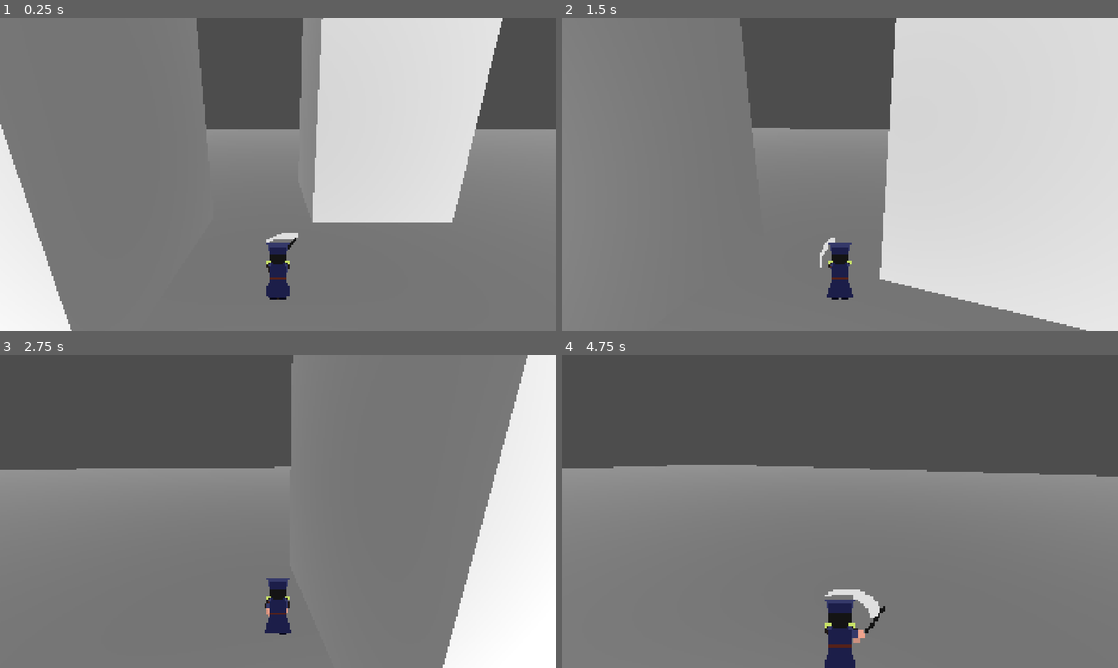
Above: before the commit, frames 1-4 (two rows, left to right).
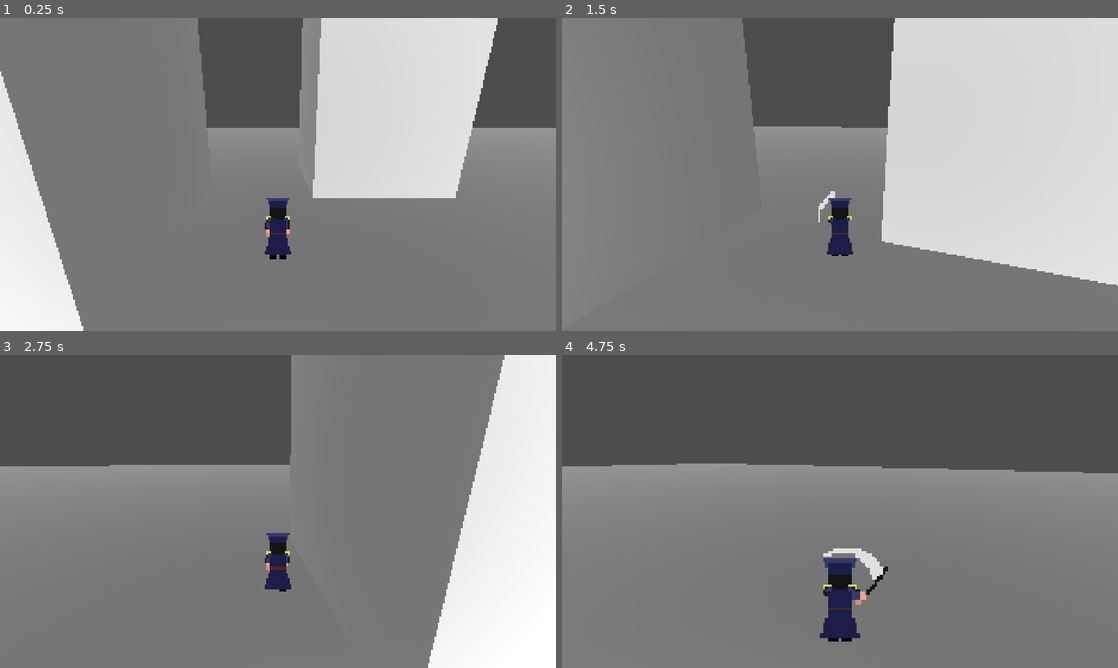
Above: after the commit, the same moments.

Repository: zenrythebard/dinamik_21_gamejam
Game: Godot game, scene res://test_louis.tscn
Same seed, same stepped clock (60 frames per second), same inputs: the game is played once before the commit and once after it.
Inputs (mouse positions are in pixels of both pictures, inside the frame that each line leads up to):
- Up to frame 1 (0.25 s): no input
- Up to frame 2 (1.5 s): tap Enter (ui_accept) at 0.5, 0.77 s; move the mouse to (867, 174) at 0.52 s; hold W (walk_forward) from 0.53 s (still down); click (867, 174) at 0.6 s; move the mouse to (812, 174) at 1.27 s; click (812, 174) at 1.35 s
- Up to frame 3 (2.75 s): keep holding W (walk_forward); tap Enter (ui_accept) at 1.52 s; move the mouse to (289, 505) at 2.02 s; click (289, 505) at 2.1 s
- Up to frame 4 (4.75 s): keep holding W (walk_forward); move the mouse to (834, 517) at 2.77 s; click (834, 517) at 2.85 s; tap Enter (ui_accept) at 3.02, 3.77, 4.52 s; move the mouse to (878, 514) at 3.52 s; click (878, 514) at 3.6 s; move the mouse to (795, 508) at 4.27 s; click (795, 508) at 4.35 s

The runs differ from the first frame. In frame 1, 5.9% of the frame differs, in the area x 0-100%, y 0-100%; in frame 2, 7.8%, in the area x 32-100%, y 0-100%; in frame 3, 5.1%; in frame 4, 2.9%.

Commit message:
player hit & hurt

Diff:
--- /dev/null
+++ b/test_assets/hitbox_player.gd
@@ -0,0 +1,12 @@
+class_name HitboxPlayer
+extends Area3D
+
+
+# Called when the node enters the scene tree for the first time.
+func _ready() -> void:
+	pass # Replace with function body.
+
+
+# Called every frame. 'delta' is the elapsed time since the previous frame.
+func _process(delta: float) -> void:
+	pass
--- /dev/null
+++ b/test_assets/hurtbox_player.gd
@@ -0,0 +1,2 @@
+class_name HurtboxPlayer
+extends Area3D
--- a/test_assets/player.tscn
+++ b/test_assets/player.tscn
@@ -3,6 +3,8 @@
 [ext_resource type="Script" uid="uid://bgt0x8vnrh1yu" path="res://test_assets/test_character_body_3d.gd" id="1_x8nt6"]
 [ext_resource type="Texture2D" uid="uid://cfyjdavolww0x" path="res://test_assets/Guard Attack.png" id="2_bs657"]
 [ext_resource type="Texture2D" uid="uid://d4nvh577j784e" path="res://test_assets/guard sprite (1).png" id="3_o1qfp"]
+[ext_resource type="Script" uid="uid://dv6pumywvnfcm" path="res://test_assets/hurtbox_player.gd" id="4_bs657"]
+[ext_resource type="Script" uid="uid://vxypfxt5esft" path="res://test_assets/hitbox_player.gd" id="5_o1qfp"]
 
 [sub_resource type="AtlasTexture" id="AtlasTexture_x8nt6"]
 atlas = ExtResource("2_bs657")
@@ -322,15 +324,12 @@
 [sub_resource type="AnimationNodeAnimation" id="AnimationNodeAnimation_sq7cc"]
 animation = &"attack_right"
 
-[sub_resource type="AnimationNodeAnimation" id="AnimationNodeAnimation_vsbne"]
-animation = &"attack_forward"
-
 [sub_resource type="AnimationNodeBlendSpace2D" id="AnimationNodeBlendSpace2D_bs657"]
 blend_point_0/node = SubResource("AnimationNodeAnimation_071xj")
-blend_point_0/pos = Vector2(0, 0.1)
+blend_point_0/pos = Vector2(0, 0.4)
 blend_point_0/name = &"attack_forward"
 blend_point_1/node = SubResource("AnimationNodeAnimation_wurd0")
-blend_point_1/pos = Vector2(0, -0.1)
+blend_point_1/pos = Vector2(0, -0.4)
 blend_point_1/name = &"attack_backward"
 blend_point_2/node = SubResource("AnimationNodeAnimation_4t13w")
 blend_point_2/pos = Vector2(-0.1, 0)
@@ -338,9 +337,6 @@
 blend_point_3/node = SubResource("AnimationNodeAnimation_sq7cc")
 blend_point_3/pos = Vector2(0.1, 0)
 blend_point_3/name = &"attack_right"
-blend_point_4/node = SubResource("AnimationNodeAnimation_vsbne")
-blend_point_4/pos = Vector2(0, 0)
-blend_point_4/name = &"attack_forward 2"
 
 [sub_resource type="AnimationNodeOneShot" id="AnimationNodeOneShot_bs657"]
 
@@ -377,7 +373,7 @@
 blend_point_4/name = &"idle"
 
 [sub_resource type="AnimationNodeBlendTree" id="AnimationNodeBlendTree_3388h"]
-graph_offset = Vector2(12.80365, 121.63728)
+graph_offset = Vector2(55.384033, 142.30101)
 nodes/output/position = Vector2(1104, 96)
 nodes/walk/node = SubResource("AnimationNodeBlendSpace2D_dahie")
 nodes/walk/position = Vector2(528, 80)
@@ -424,6 +420,30 @@
 "transitions": PackedFloat32Array(1),
 "update": 0,
 "values": [&"walk_forward"]
+}
+tracks/3/type = "value"
+tracks/3/imported = false
+tracks/3/enabled = true
+tracks/3/path = NodePath("RotationPoint/Hurtbox:monitorable")
+tracks/3/interp = 1
+tracks/3/loop_wrap = true
+tracks/3/keys = {
+"times": PackedFloat32Array(0),
+"transitions": PackedFloat32Array(1),
+"update": 1,
+"values": [false]
+}
+tracks/4/type = "value"
+tracks/4/imported = false
+tracks/4/enabled = true
+tracks/4/path = NodePath("RotationPoint/Hurtbox:rotation")
+tracks/4/interp = 1
+tracks/4/loop_wrap = true
+tracks/4/keys = {
+"times": PackedFloat32Array(0),
+"transitions": PackedFloat32Array(1),
+"update": 0,
+"values": [Vector3(0, 0, 0)]
 }
 
 [sub_resource type="Animation" id="Animation_x8nt6"]
@@ -465,6 +485,30 @@
 "update": 0,
 "values": [false]
 }
+tracks/3/type = "value"
+tracks/3/imported = false
+tracks/3/enabled = true
+tracks/3/path = NodePath("RotationPoint/Hurtbox:monitorable")
+tracks/3/interp = 1
+tracks/3/loop_wrap = true
+tracks/3/keys = {
+"times": PackedFloat32Array(0, 0.06666668, 0.3, 0.33333334),
+"transitions": PackedFloat32Array(1, 1, 1, 1),
+"update": 1,
+"values": [false, true, true, false]
+}
+tracks/4/type = "value"
+tracks/4/imported = false
+tracks/4/enabled = true
+tracks/4/path = NodePath("RotationPoint/Hurtbox:rotation")
+tracks/4/interp = 1
+tracks/4/loop_wrap = true
+tracks/4/keys = {
+"times": PackedFloat32Array(0),
+"transitions": PackedFloat32Array(1),
+"update": 0,
+"values": [Vector3(0, 3.1415927, 0)]
+}
 
 [sub_resource type="Animation" id="Animation_3388h"]
 resource_name = "attack_forward"
@@ -505,6 +549,30 @@
 "update": 0,
 "values": [false]
 }
+tracks/3/type = "value"
+tracks/3/imported = false
+tracks/3/enabled = true
+tracks/3/path = NodePath("RotationPoint/Hurtbox:monitorable")
+tracks/3/interp = 1
+tracks/3/loop_wrap = true
+tracks/3/keys = {
+"times": PackedFloat32Array(0, 0.06666668, 0.3, 0.33333334),
+"transitions": PackedFloat32Array(1, 1, 1, 1),
+"update": 1,
+"values": [false, true, true, false]
+}
+tracks/4/type = "value"
+tracks/4/imported = false
+tracks/4/enabled = true
+tracks/4/path = NodePath("RotationPoint/Hurtbox:rotation")
+tracks/4/interp = 1
+tracks/4/loop_wrap = true
+tracks/4/keys = {
+"times": PackedFloat32Array(0),
+"transitions": PackedFloat32Array(1),
+"update": 0,
+"values": [Vector3(0, 0, 0)]
+}
 
 [sub_resource type="Animation" id="Animation_bs657"]
 resource_name = "attack_side"
@@ -545,6 +613,30 @@
 "update": 0,
 "values": [false]
 }
+tracks/3/type = "value"
+tracks/3/imported = false
+tracks/3/enabled = true
+tracks/3/path = NodePath("RotationPoint/Hurtbox:monitorable")
+tracks/3/interp = 1
+tracks/3/loop_wrap = true
+tracks/3/keys = {
+"times": PackedFloat32Array(0, 0.06666668, 0.3, 0.33333334),
+"transitions": PackedFloat32Array(1, 1, 1, 1),
+"update": 1,
+"values": [false, true, true, false]
+}
+tracks/4/type = "value"
+tracks/4/imported = false
+tracks/4/enabled = true
+tracks/4/path = NodePath("RotationPoint/Hurtbox:rotation")
+tracks/4/interp = 1
+tracks/4/loop_wrap = true
+tracks/4/keys = {
+"times": PackedFloat32Array(0),
+"transitions": PackedFloat32Array(1),
+"update": 0,
+"values": [Vector3(0, 1.5707964, 0)]
+}
 
 [sub_resource type="Animation" id="Animation_o1qfp"]
 resource_name = "attack_right"
@@ -584,6 +676,30 @@
 "transitions": PackedFloat32Array(1),
 "update": 0,
 "values": [true]
+}
+tracks/3/type = "value"
+tracks/3/imported = false
+tracks/3/enabled = true
+tracks/3/path = NodePath("RotationPoint/Hurtbox:monitorable")
+tracks/3/interp = 1
+tracks/3/loop_wrap = true
+tracks/3/keys = {
+"times": PackedFloat32Array(0, 0.06666668, 0.3, 0.33333334),
+"transitions": PackedFloat32Array(1, 1, 1, 1),
+"update": 1,
+"values": [false, true, true, false]
+}
+tracks/4/type = "value"
+tracks/4/imported = false
+tracks/4/enabled = true
+tracks/4/path = NodePath("RotationPoint/Hurtbox:rotation")
+tracks/4/interp = 1
+tracks/4/loop_wrap = true
+tracks/4/keys = {
+"times": PackedFloat32Array(0),
+"transitions": PackedFloat32Array(1),
+"update": 0,
+"values": [Vector3(0, 4.712389, 0)]
 }
 
 [sub_resource type="Animation" id="Animation_or781"]
@@ -800,7 +916,14 @@
 [sub_resource type="ConvexPolygonShape3D" id="ConvexPolygonShape3D_x8nt6"]
 points = PackedVector3Array(0, 0, 0, 40, 0, 20, 40, 0, -20)
 
+[sub_resource type="ConvexPolygonShape3D" id="ConvexPolygonShape3D_o1qfp"]
+points = PackedVector3Array(0, 0, 0, -2, 0, -1, -4, -1, -4, 4, -1, -4, 2, 0, -1, 4, 1, -4, -4, 1, -4)
+
 [sub_resource type="CapsuleShape3D" id="CapsuleShape3D_p5viw"]
+
+[sub_resource type="CapsuleShape3D" id="CapsuleShape3D_uj04i"]
+radius = 0.2
+height = 1.0
 
 [node name="Player" type="CharacterBody3D" unique_id=467720308]
 script = ExtResource("1_x8nt6")
@@ -820,17 +943,17 @@
 parameters/walk/blend_position = Vector2(0, 0)
 parameters/oneshot_attack/active = false
 parameters/oneshot_attack/internal_active = false
-parameters/oneshot_attack/request = 1
-parameters/attack/blend_position = Vector2(0, 0)
+parameters/oneshot_attack/request = 0
+parameters/attack/blend_position = Vector2(0.015901089, 0.31506848)
 
 [node name="AnimationPlayer" type="AnimationPlayer" parent="." unique_id=483325376]
 libraries/ = SubResource("AnimationLibrary_or781")
 
 [node name="RotationPoint" type="Node3D" parent="." unique_id=849246549]
-transform = Transform3D(1, 0, 0, 0, 0.96592575, 0.258819, 0, -0.258819, 0.96592575, 0, 2, 0)
+transform = Transform3D(1, 0, 0, 0, 0.9999999, 0, 0, 0, 0.9999999, 0, 2, 0)
 
 [node name="Front" type="Area3D" parent="RotationPoint" unique_id=1492993854]
-transform = Transform3D(1, 0, 0, 0, 0.96592635, -0.25881916, 0, 0.25881916, 0.96592635, 0, -1.8776644, -0.71987164)
+transform = Transform3D(1, 0, 0, 0, 1.0000005, 0, 0, 0, 1.0000005, 0, -1.8776644, -0.23081222)
 
 [node name="CollisionShape3D" type="CollisionShape3D" parent="RotationPoint/Front" unique_id=739419436]
 transform = Transform3D(1, 0, 0, 0, 1, 0, 0, 0, 1, 0.054153442, 0, 0.24905556)
@@ -838,7 +961,7 @@
 debug_color = Color(1, 1, 1, 0.41960785)
 
 [node name="Back" type="Area3D" parent="RotationPoint" unique_id=1520725833]
-transform = Transform3D(1, 0, 0, 0, 0.96592635, -0.25881916, 0, 0.25881916, 0.96592635, 0, -1.8776644, -0.71987164)
+transform = Transform3D(1, 0, 0, 0, 1.0000005, 0, 0, 0, 1.0000005, 0, -1.8776644, -0.23081222)
 
 [node name="CollisionShape3D" type="CollisionShape3D" parent="RotationPoint/Back" unique_id=690435585]
 transform = Transform3D(1, 0, 0, 0, 1, 0, 0, 0, 1, 0.054153442, 0, 0.24905556)
@@ -846,14 +969,14 @@
 debug_color = Color(1, 1, 1, 0.41960785)
 
 [node name="Left" type="Area3D" parent="RotationPoint" unique_id=1623363201]
-transform = Transform3D(1, 0, 0, 0, 1.0000002, 0, 0, 0, 1.0000002, 0, -1.9426186, -0.47745818)
+transform = Transform3D(1, 0, 0, 0, 1.0000002, 0, 0, 0, 1.0000002, 0, -1.9426186, 0.01160127)
 
 [node name="CollisionShape3D" type="CollisionShape3D" parent="RotationPoint/Left" unique_id=1760319386]
 transform = Transform3D(1, 0, 0, 0, 0.9659258, -0.25881904, 0, 0.25881904, 0.9659258, 0, 0, 0)
 shape = SubResource("ConvexPolygonShape3D_uj04i")
 
 [node name="Right" type="Area3D" parent="RotationPoint" unique_id=102592536]
-transform = Transform3D(1, 0, 0, 0, 0.96592605, -0.2588191, 0, 0.2588191, 0.96592605, 0, -1.9426186, -0.47745818)
+transform = Transform3D(1, 0, 0, 0, 1.0000002, 0, 0, 0, 1.0000002, 0, -1.9426186, 0.01160127)
 
 [node name="CollisionShape3D" type="CollisionShape3D" parent="RotationPoint/Right" unique_id=62421260]
 transform = Transform3D(1, 0, 0, 0, 0.99999994, 0, 0, 0, 0.99999994, 0, 0, 0)
@@ -863,9 +986,29 @@
 spring_length = 4.03
 
 [node name="Camera3D" type="Camera3D" parent="RotationPoint/SpringArm3D" unique_id=934735924]
+transform = Transform3D(1, 0, 0, 0, 0.9659258, 0.25881904, 0, -0.25881904, 0.9659258, 0, 0, 0)
+
+[node name="Hurtbox" type="Area3D" parent="RotationPoint" unique_id=433893785]
+transform = Transform3D(1, 0, 0, 0, 1, 0, 0, 0, 1, 0, -2.12, 0)
+monitorable = false
+script = ExtResource("4_bs657")
+
+[node name="CollisionShape3D" type="CollisionShape3D" parent="RotationPoint/Hurtbox" unique_id=1997969676]
+transform = Transform3D(1, 0, 0, 0, 1, 0, 0, 0, 1, 0.054153442, 0, 0.24905556)
+shape = SubResource("ConvexPolygonShape3D_o1qfp")
+debug_color = Color(1, 1, 1, 0.41960785)
 
 [node name="CollisionShape3D" type="CollisionShape3D" parent="." unique_id=344078812]
 shape = SubResource("CapsuleShape3D_p5viw")
+
+[node name="Hitbox" type="Area3D" parent="." unique_id=2144873591]
+monitoring = false
+monitorable = false
+script = ExtResource("5_o1qfp")
+
+[node name="CollisionShape3D" type="CollisionShape3D" parent="Hitbox" unique_id=812301822]
+transform = Transform3D(1, 0, 0, 0, 1, 0, 0, 0, 1, 0, -0.14830351, 0)
+shape = SubResource("CapsuleShape3D_uj04i")
 
 [connection signal="body_entered" from="RotationPoint/Front" to="." method="_on_front_body_entered"]
 [connection signal="body_exited" from="RotationPoint/Front" to="." method="_on_front_body_exited"]
--- a/test_assets/test_character_body_3d.gd
+++ b/test_assets/test_character_body_3d.gd
@@ -1,6 +1,6 @@
 class_name Player
 extends CharacterBody3D
-
+@onready var hurtbox: Area3D = $RotationPoint/Hurtbox
 @onready var animation_tree: AnimationTree = $AnimationTree
 @export var SPEED = 5.0
 const JUMP_VELOCITY = 4.5
Not shown, added: test_assets/hitbox_player.gd.uid
Not shown, added: test_assets/hurtbox_player.gd.uid
